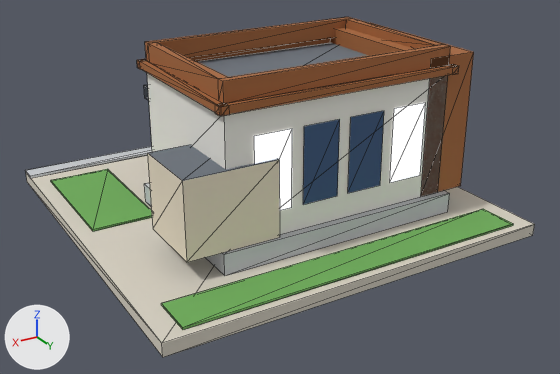
An edit to the glTF model public/models/v2/23_lod1.glb, drawn before and after from the same camera.
One viewpoint serves both versions: a 50 mm lens placed at (0.905, 1.604, 0.845), pointed at (-0.011, 0.077, 0.082). Arrows for +X, +Y and +Z are at lower left; the lights stay in place. The picture after the commit comes second. Mesh edges are drawn as thin lines. Vertices at exactly the same position are counted once.

Objects in the first picture: 'b23_v2_lod1'.
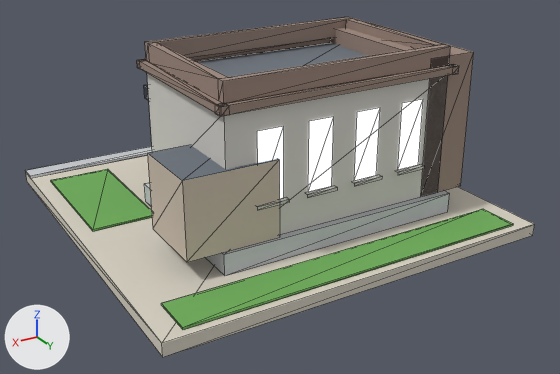
Pixel boxes [x1, y1, x2, y2] of what changed, in the pictures (560 x 374 px):
'b23_v2_lod1', surface changed, reshaped: [25, 17, 535, 357] in both
part 1 of me_b23_v2_lod1, rebuilt (27% narrower, 11% shorter): before [348, 111, 384, 193]; after [354, 108, 380, 181]
part 2 of me_b23_v2_lod1, deleted (blue): before [303, 119, 340, 205]
part 3 of me_b23_v2_lod1, reshaped: before [390, 103, 426, 183]; after [257, 99, 424, 210]

What changed in the scene script:
```text
Change mat_wall_white:
    where n2 = _N.new('ShaderNodeMix'); n2.name = 'Mix'
    n2.inputs[7].default_value: (0.896, 0.88, 0.823, 1.0) -> (0.68, 0.658, 0.617, 1.0)  # 'B', white #f3f1ea -> 'B', light grey #d7d4ce
Change mat_wall_wood:
    where n2 = _N.new('ShaderNodeMix'); n2.name = 'Mix'
    n2.inputs[7].default_value: (0.392, 0.138, 0.0423, 1.0) -> (0.342, 0.25, 0.209, 1.0)  # 'B', brown #a8683a -> 'B', brown #9e897e
Change mat_wall_cream:
    where n2 = _N.new('ShaderNodeMix'); n2.name = 'Mix'
    n2.inputs[7].default_value: (0.823, 0.738, 0.578, 1.0) -> (0.604, 0.521, 0.423, 1.0)  # 'B', pale yellow #eadfc8 -> 'B', light grey #ccbfae
Add mat_white:
    mat_white = bpy.data.materials.new('white')
    # nodes: BsdfPrincipled, Mix, OutputMaterial, VertexColor
    # colours: light grey #cecbc4, mixed with the vertex colours
Add mat_glow_window_res:
    mat_glow_window_res = bpy.data.materials.new('glow_window_res')
    # nodes: BsdfPrincipled, Mix, OutputMaterial, VertexColor
    # colours: blue #3d5a82, mixed with the vertex colours
Change me_b23_v2_lod1:
    used by ob_b23_v2_lod1; location = (0.0, 0.0, 0.0)
    remove me_b23_v2_lod1.from_pydata(...)  # 212 vertices, 256 faces; spans x -0.48..0.48, y -0.48..0.48, z 0.0..0.443
    add me_b23_v2_lod1.from_pydata(...)  # 260 vertices, 288 faces; spans x -0.48..0.48, y -0.48..0.48, z 0.0..0.443
    me_b23_v2_lod1 part 1: the loose piece of 4 vertices spanning x -0.146..-0.054, y 0.303, z 0.14..0.32 is rebuilt with 4 vertices and now spans x -0.133..-0.071, y 0.303, z 0.167..0.329, in mat_glow_window_res
    me_b23_v2_lod1 part 2: the loose piece of 4 vertices spanning x -0.026..0.066, y 0.303, z 0.14..0.32 is deleted
    me_b23_v2_lod1 part 3
    2 vertices are removed from x -0.266, y 0.303, z 0.14..0.32
    2 faces are deleted
    14 vertices move from x -0.266..0.186, y -0.103..0.303, z 0.14..0.32 to x -0.258..0.178, y -0.103..0.303, z 0.167..0.329
    29 vertices are added at x -0.266..0.107, y -0.113..0.313, z 0.16..0.167
    24 new vertices lie (0.079, 0.0, 0.0) away from vertices in x -0.266..0.107, y -0.113..0.313, z 0.16..0.167
    5 new vertices lie (0.0, 0.0, 0.162) away from vertices in x -0.258..0.053, y -0.103..0.303, z 0.167
    6 new faces join them, mat_glow_window_res
    32 new faces join them, mat_white
    other edits to the shape of me_b23_v2_lod1 do not show in these pictures
    remove me_b23_v2_lod1.materials.append(mat_glass_dark)
    remove me_b23_v2_lod1.materials.append(mat_glow_window)
    add me_b23_v2_lod1.materials.append(mat_glow_window_res)
    add me_b23_v2_lod1.materials.append(mat_white)
```
